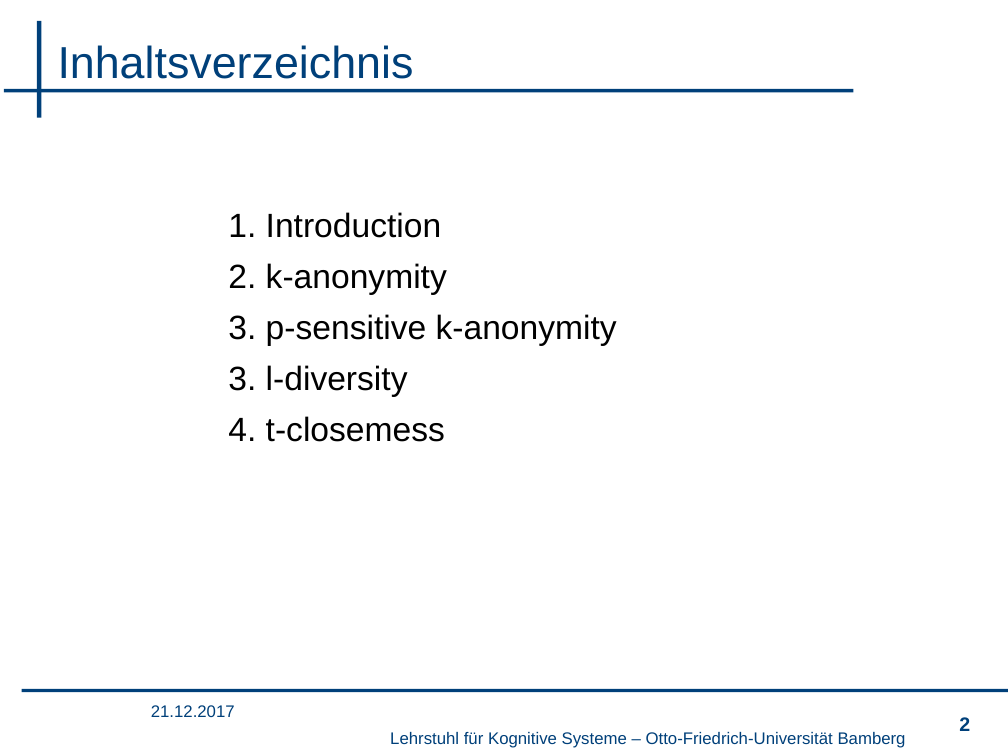
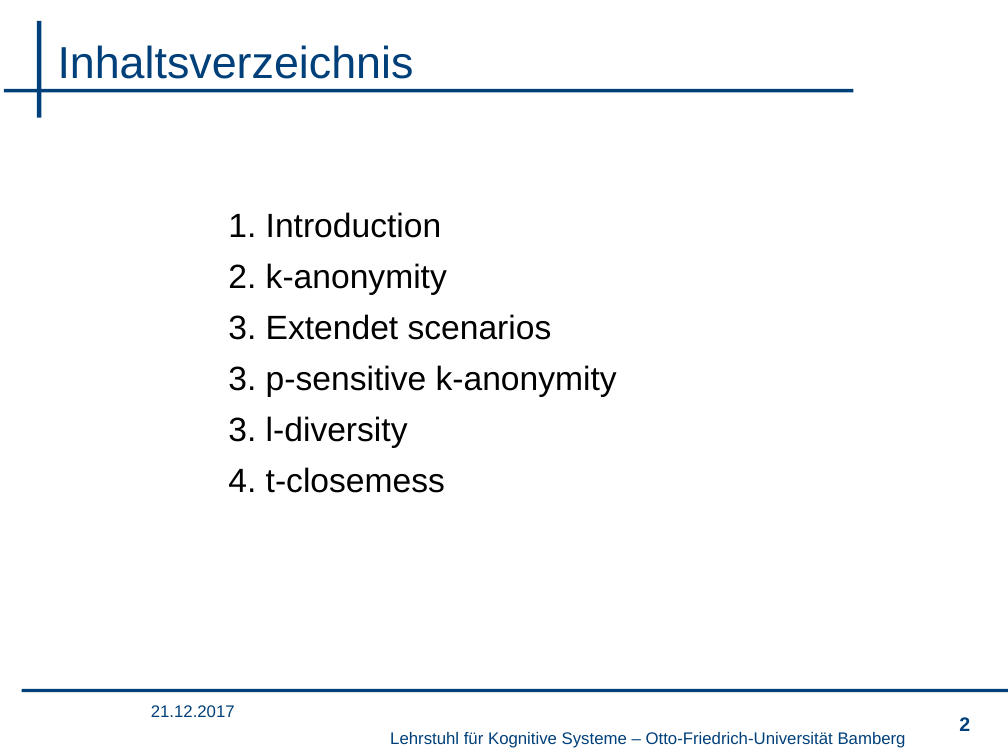
Before and after one commit to wsgan001/PSI-MSem, a slide deck: slide 2 of presentation/sicherheits.pptx. Drawn at 1008x756 pixels with LibreOffice and Linux fonts; fonts in the diff are those of the drawing; background and template pictures are left out. Boxes give left, top, right and bottom in pixels: in the first picture for what was removed or moved away, otherwise in the second. Text is boxed around its words. In the diff, an @@ line names an element or a change of style, - is before the commit and + after.

```diff
--- a/presentation/sicherheits.pptx
+++ b/presentation/sicherheits.pptx
@@ text at box(228, 314, 552, 340): paragraph added @@
+3. Extendet scenarios
```
Also in this commit, not shown: 2 other slides changed, 9 slides added.
